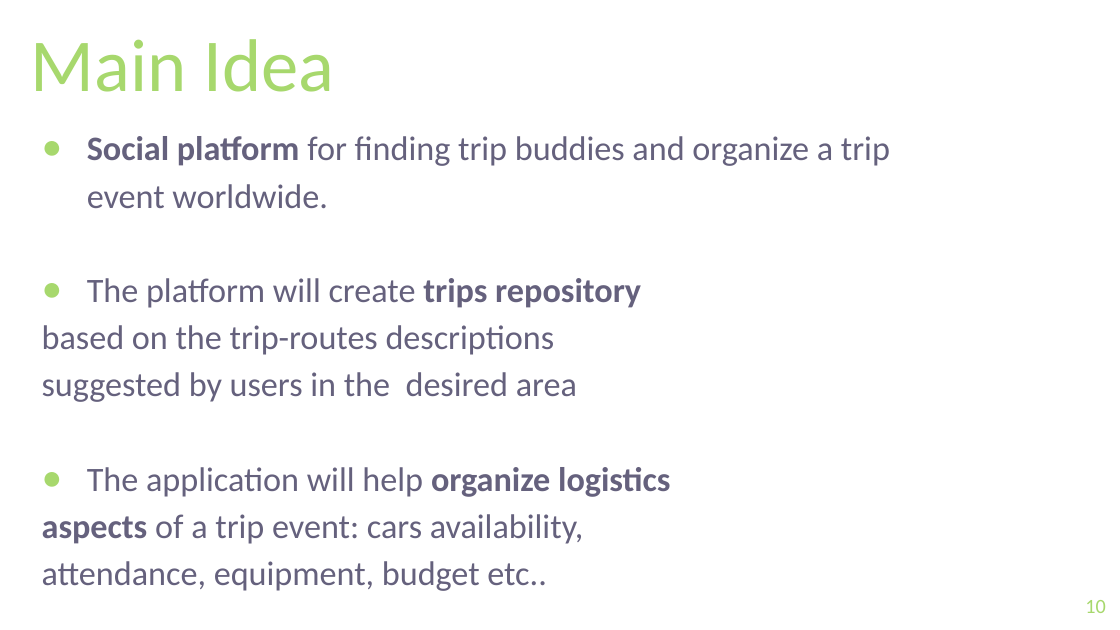
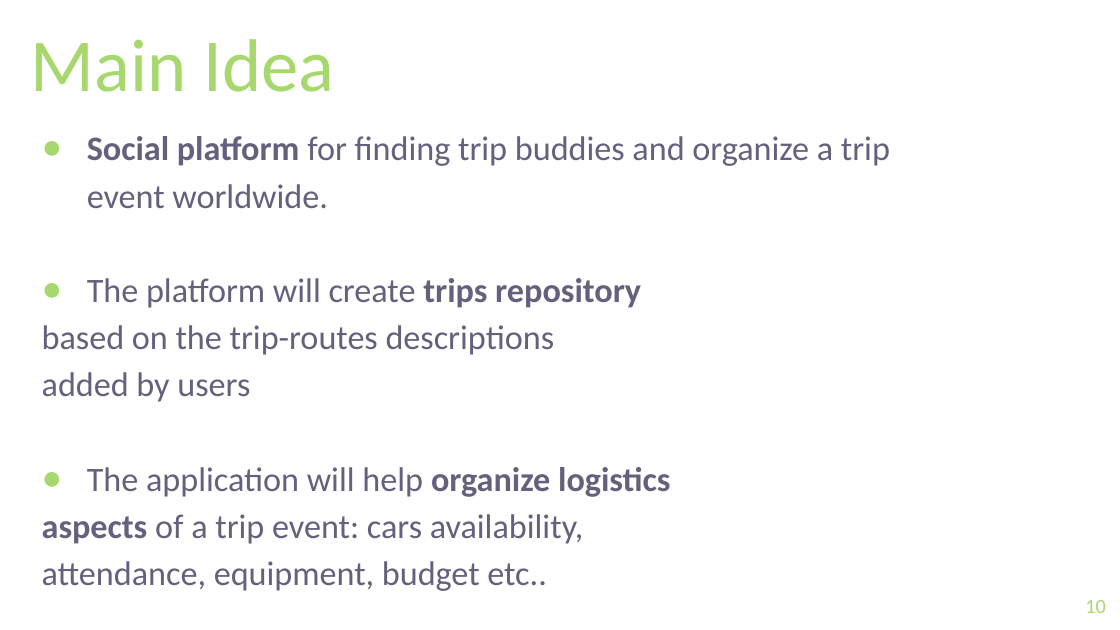
Before and after one commit to keremg/outsurfing, a slide deck: slide 10 of documents/Presentation_new.pptx. Drawn at 1120x630 pixels with LibreOffice and Linux fonts; fonts in the diff are those of the drawing; background and template pictures are left out. Boxes give left, top, right and bottom in pixels: in the first picture for what was removed or moved away, otherwise in the second. Text is boxed around its words. In the diff, an @@ line names an element or a change of style, - is before the commit and + after.

```diff
--- a/documents/Presentation_new.pptx
+++ b/documents/Presentation_new.pptx
@@ text at [42,372,250,402]: text changed @@
-suggested by users in the desired area
+added by users
```
Also in this commit, not shown: 5 other slides changed, 1 slide added, 3 slides removed.
